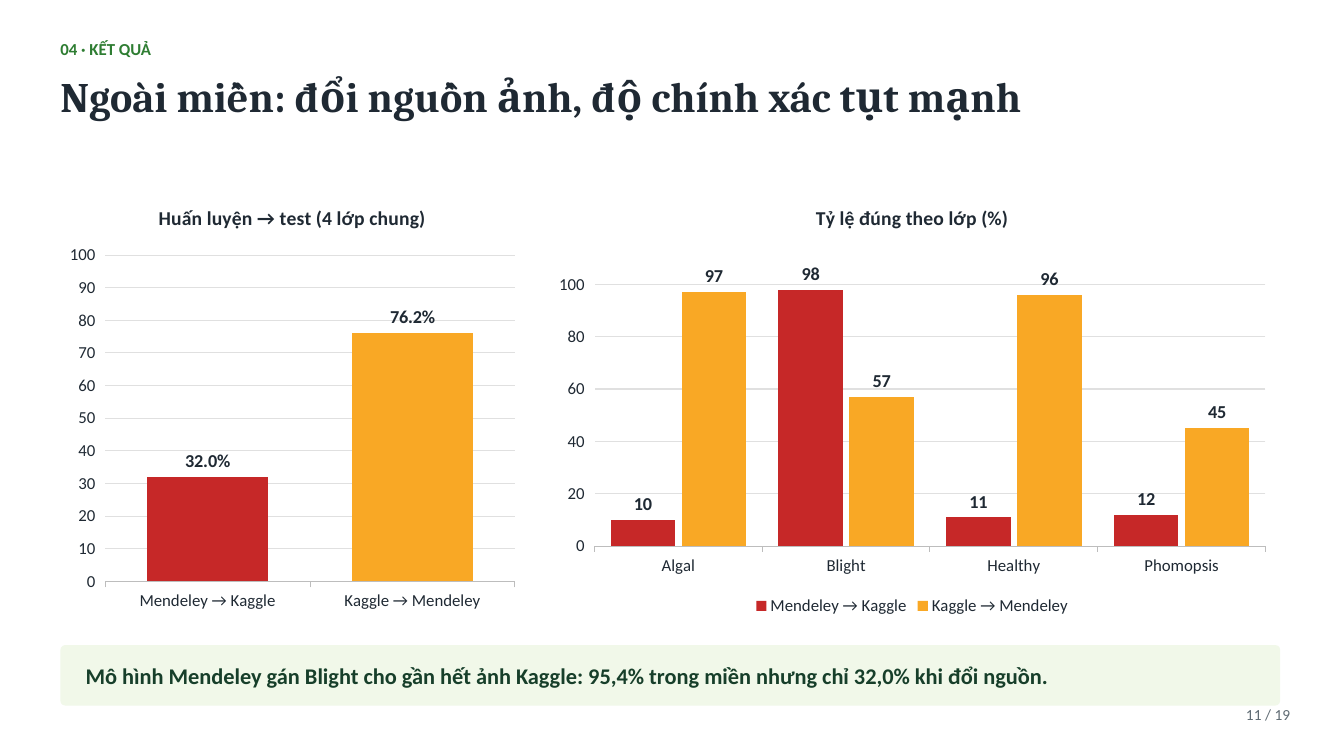
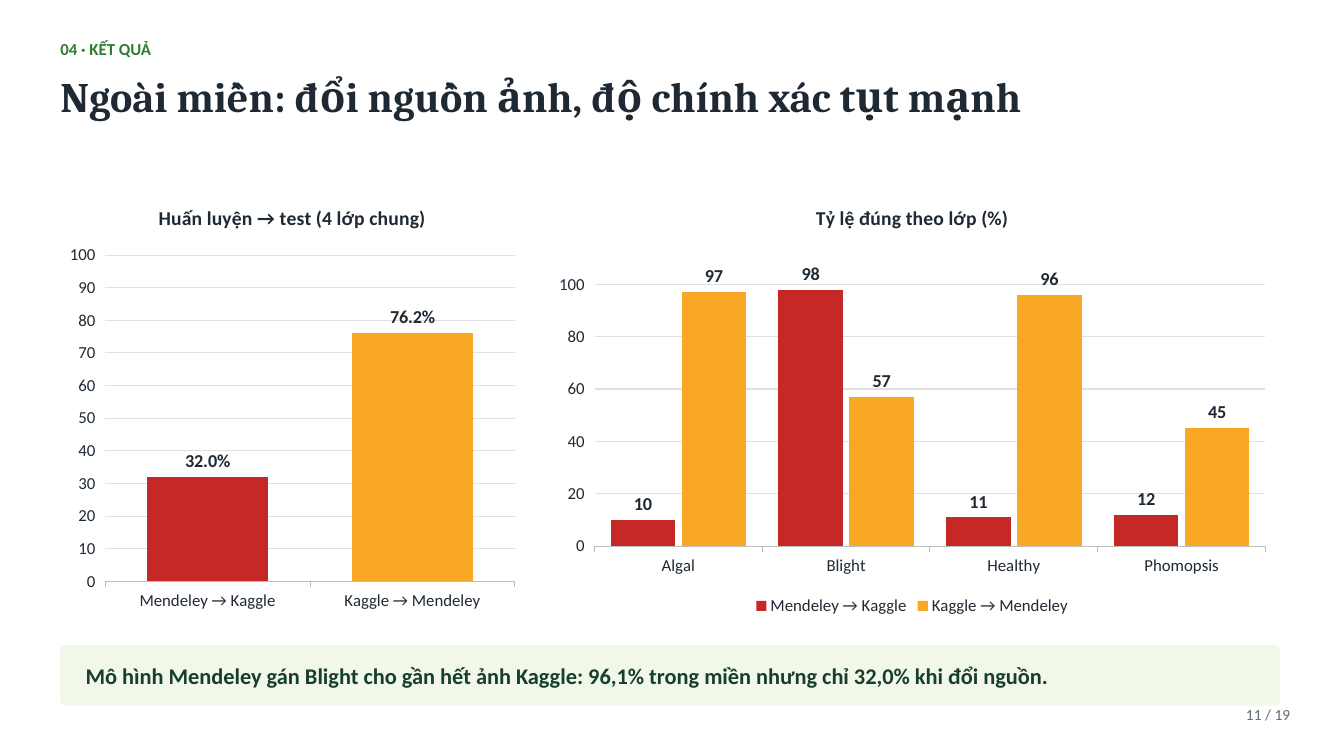
Before and after one commit to vugialinh905-wq/DoAn-HKDN, a slide deck: slide 11 of 02_Slide/Slide_TTTN_V2.pptx. Drawn at 1344x756 pixels with LibreOffice and Linux fonts; fonts in the diff are those of the drawing. Boxes give left, top, right and bottom in pixels: in the first picture for what was removed or moved away, otherwise in the second. Text is boxed around its words. In the diff, an @@ line names an element or a change of style, - is before the commit and + after.

Commit message:
Sua so lieu mo hinh chi-Mendeley (96,1%), them khoang tin cay va thi nghiem ban giam sat do dang
Danh gia lai tren 381 anh test da loc; bao cao, slide, nhat ky AI cap nhat.

```diff
--- a/02_Slide/Slide_TTTN_V2.pptx
+++ b/02_Slide/Slide_TTTN_V2.pptx
@@ text at (x1=86, y1=666, x2=1048, y2=688): text changed @@
-Mô hình Mendeley gán Blight cho gần hết ảnh Kaggle: 95,4% trong miền nhưng chỉ 32,0% khi đổi nguồn.
+Mô hình Mendeley gán Blight cho gần hết ảnh Kaggle: 96,1% trong miền nhưng chỉ 32,0% khi đổi nguồn.
```
Also in this commit, not shown: 2 other slides changed, 16 other files.
